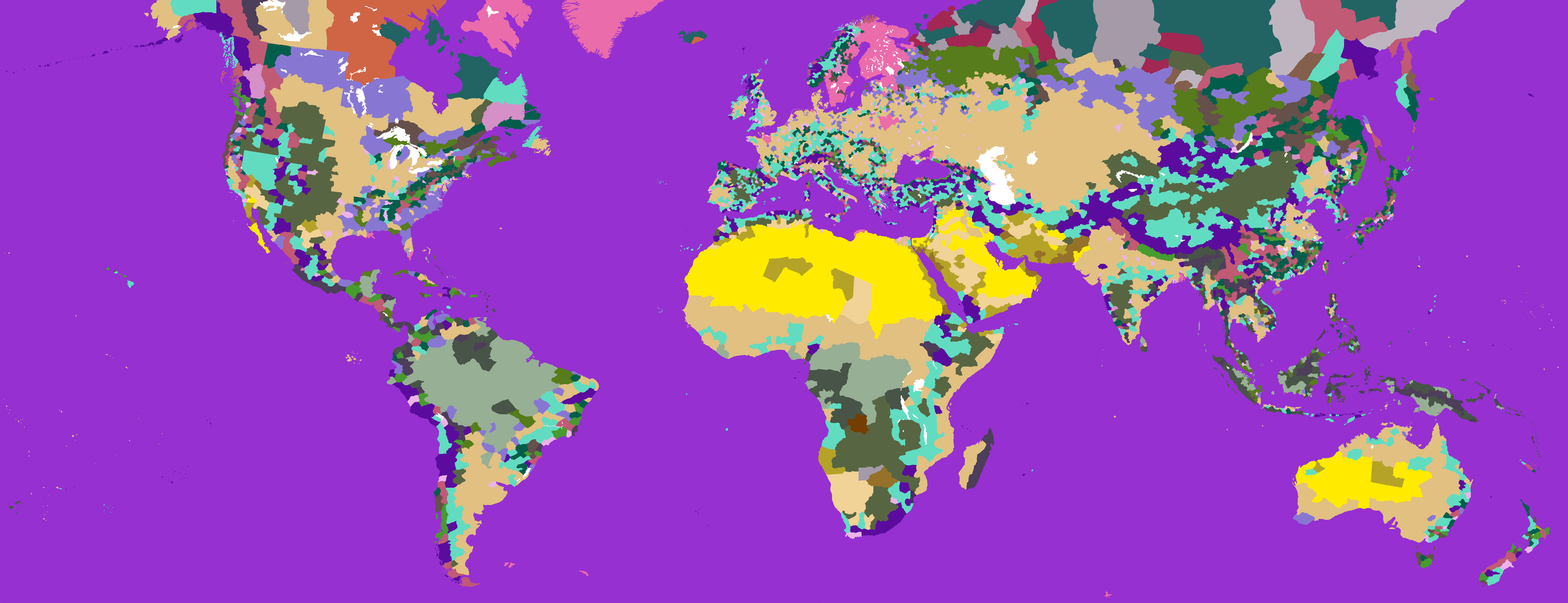
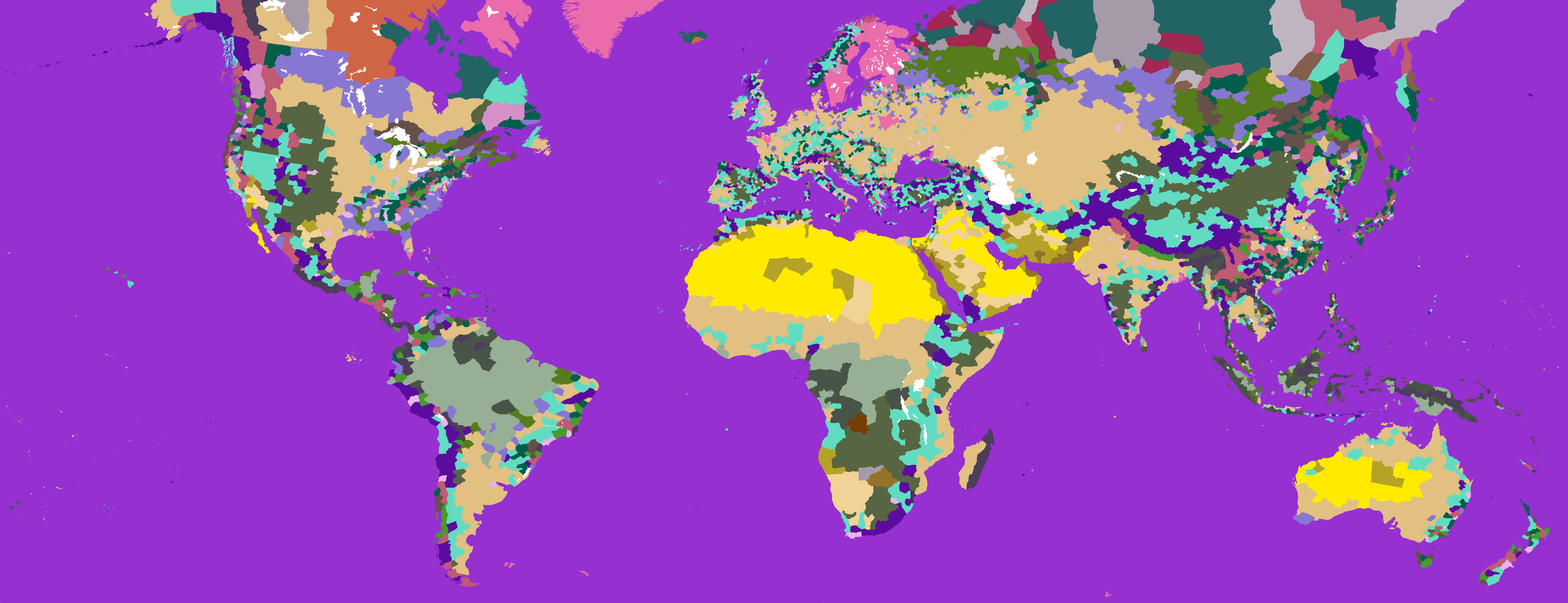
Layers edited between the first and the second 1568 × 603 image:
painted on "terrain — flat colormap kopia.bmp" over [left=828, top=52, right=853, bottom=96]
